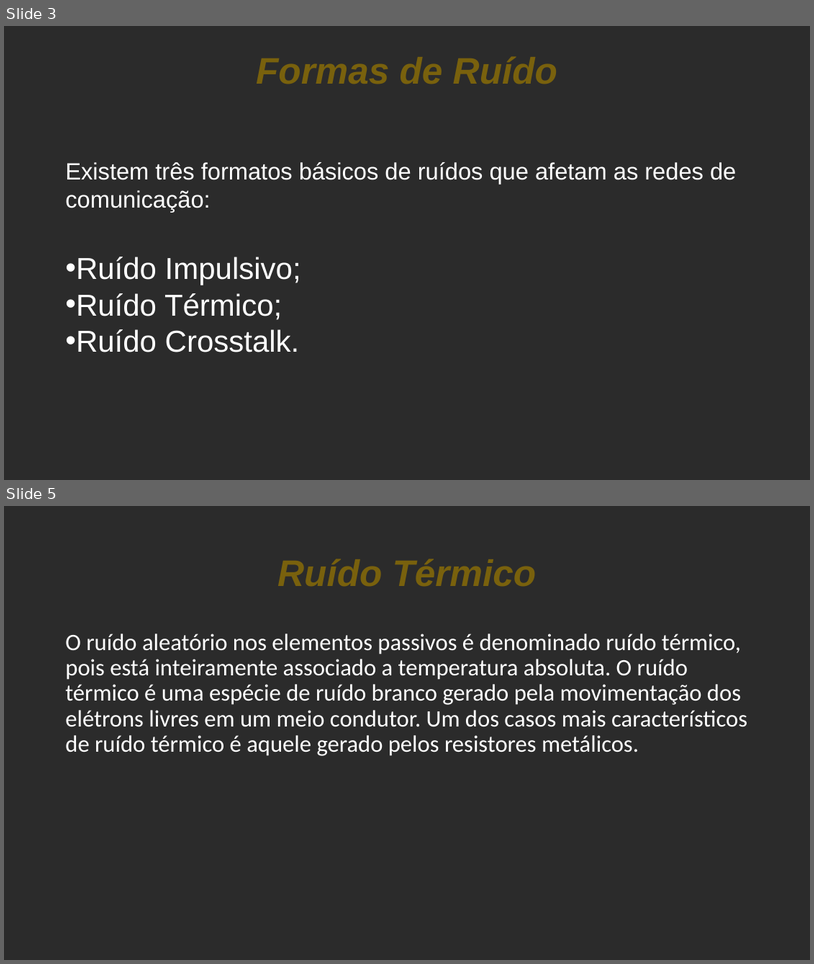
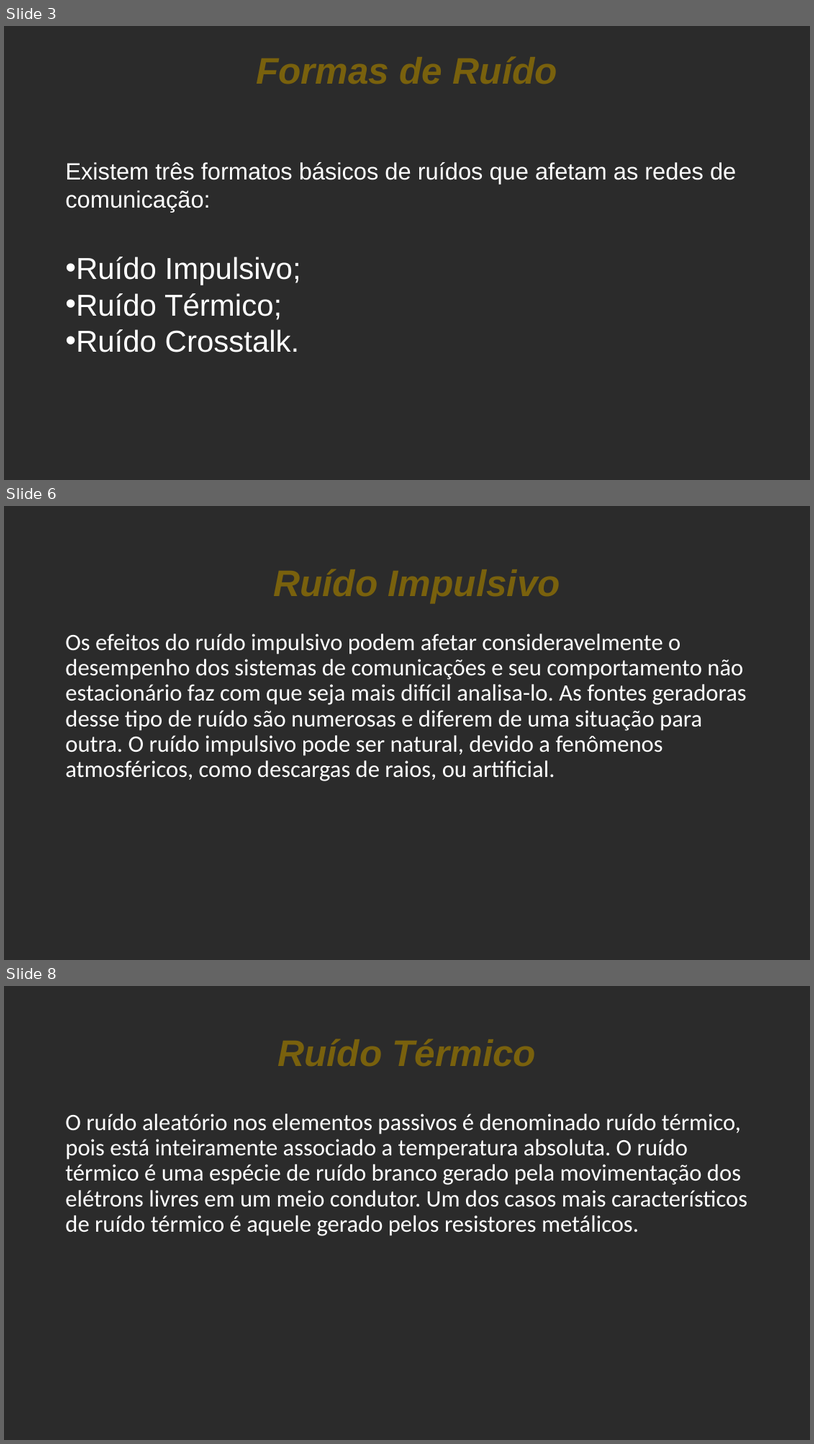
Before and after one commit to diegortx/redes1, a slide deck: Tipos de Ruídos.pptx. Shown one above the other, each under a label of ours: slides 3 and 5 before the commit, slides 3, 6 and 8 after it; the slides between them are not shown. The pictures are 814x964 and 814x1444 pixels, drawn with LibreOffice and Linux fonts; fonts in the diff are those of the drawing; background and template pictures are left out; a plain dark background stands for a picture behind light text. Boxes give left, top, right and bottom in pixels: in the first picture for what was removed or moved away, otherwise in the second. Text is boxed around its words. In the diff, an @@ line names an element or a change of style, - is before the commit and + after.

```diff
--- a/Tipos de Ruídos.pptx
+++ b/Tipos de Ruídos.pptx
@@ slide 6 added at bbox=[4, 506, 810, 960], background picture (left out) @@
@@ text added at bbox=[273, 569, 561, 603], 44 pt, text #79610D, bold, italic @@
+Ruído Impulsivo
@@ text added at bbox=[65, 633, 747, 781], 28 pt, text #FFFFFF @@
+Os efeitos do ruído impulsivo podem afetar consideravelmente o desempenho dos sistemas de comunicações e seu comportamento não estacionário faz com que seja mais difícil analisa-lo. As fontes geradoras desse tipo de ruído são numerosas e diferem de uma situação para outra. O ruído impulsivo pode ser natural, devido a fenômenos atmosféricos, como descargas de raios, ou artificial.
@@ what was slide 5 is now slide 8 @@
```
Also in this commit, not shown: 2 slides changed, 2 other slides added.
